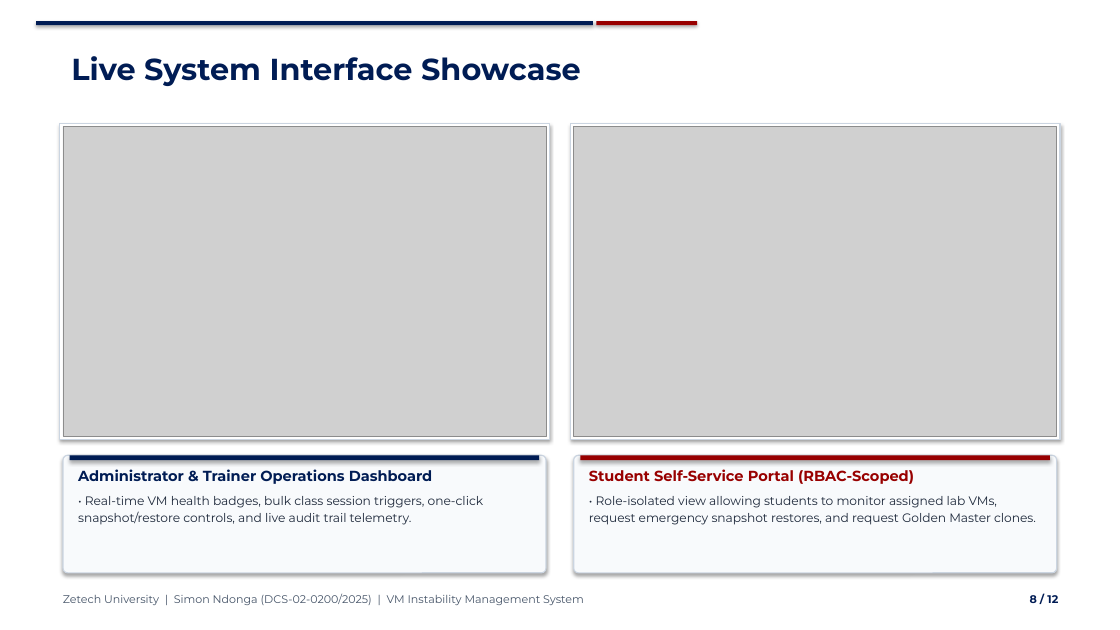
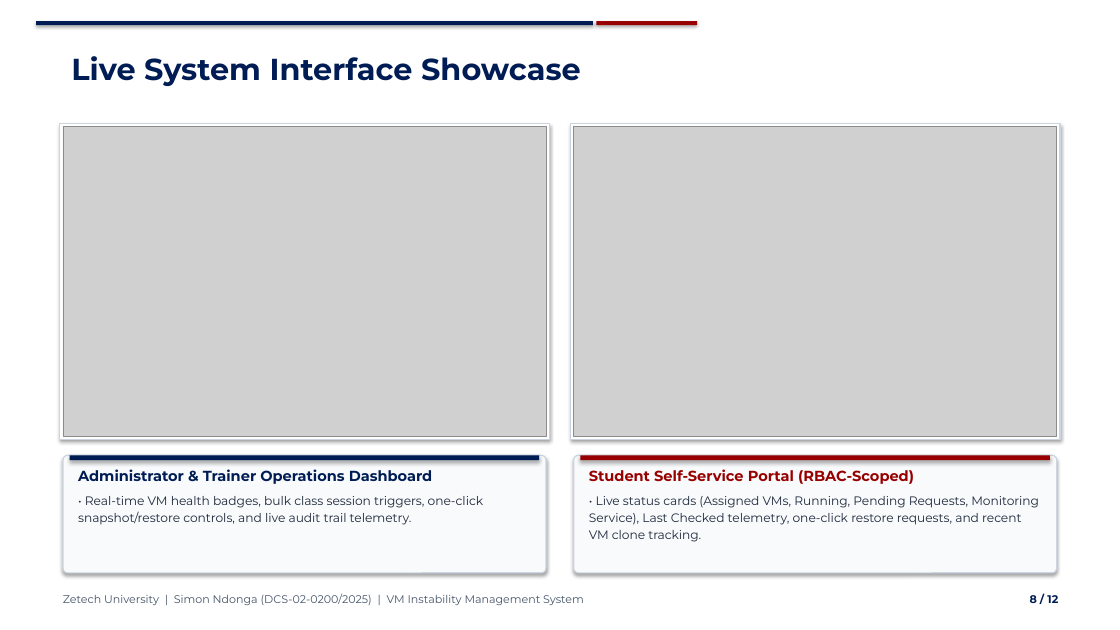
Before and after one commit to nomadspecter/vmrecovery, a slide deck: slide 8 of Milestones/Project_Presentation_SimonNdonga.pptx. Drawn at 1120x630 pixels with LibreOffice and Linux fonts; fonts in the diff are those of the drawing; grey boxes stand for pictures. Boxes give left, top, right and bottom in pixels: in the first picture for what was removed or moved away, otherwise in the second. Text is boxed around its words. In the diff, an @@ line names an element or a change of style, - is before the commit and + after.

Commit message:
Document student dashboard status overview, update Figure 4.7 screenshot, fix systemd NoNewPrivileges doc, and rebuild docs & presentation

```diff
--- a/Milestones/Project_Presentation_SimonNdonga.pptx
+++ b/Milestones/Project_Presentation_SimonNdonga.pptx
@@ text at bbox=[589, 496, 1039, 542]: text changed @@
-• Role-isolated view allowing students to monitor assigned lab VMs, request emergency snapshot restores, and request Golden Master clones.
+• Live status cards (Assigned VMs, Running, Pending Requests, Monitoring Service), Last Checked telemetry, one-click restore requests, and recent VM clone tracking.
```
Also in this commit, not shown: 7 other files.
